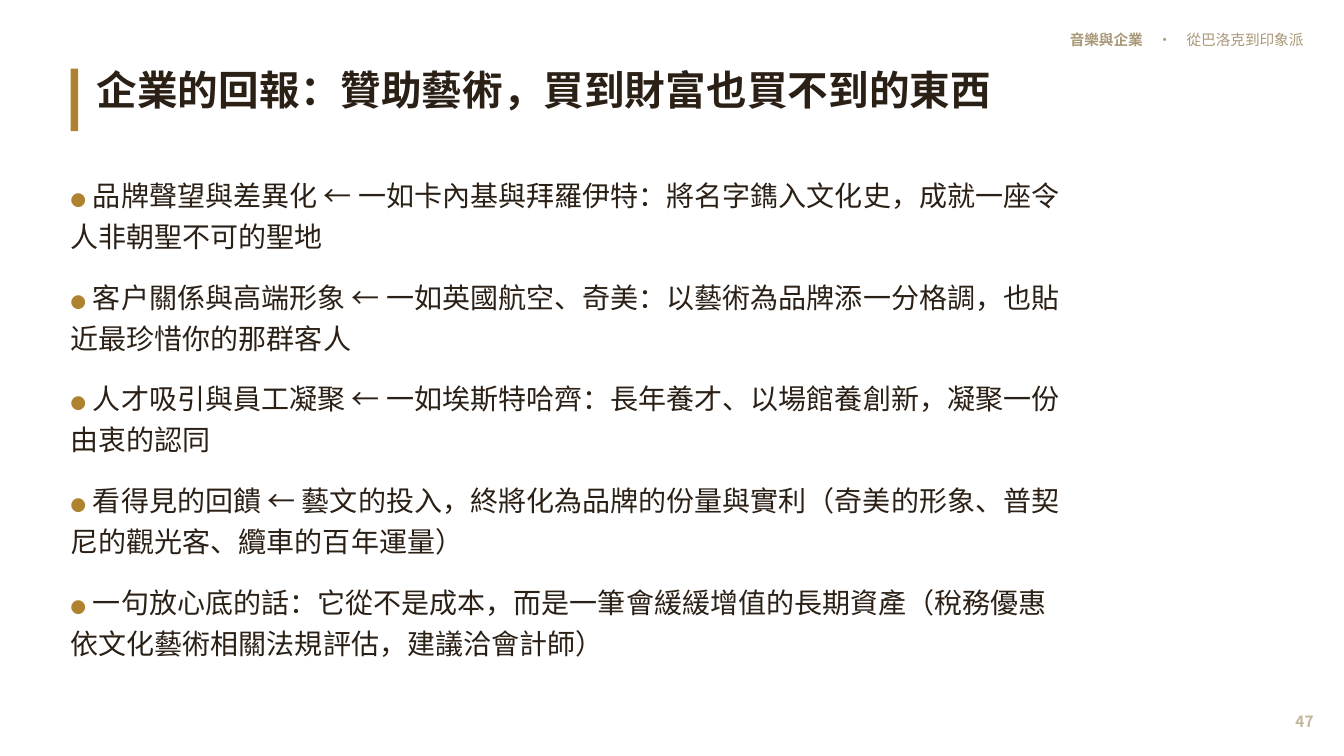
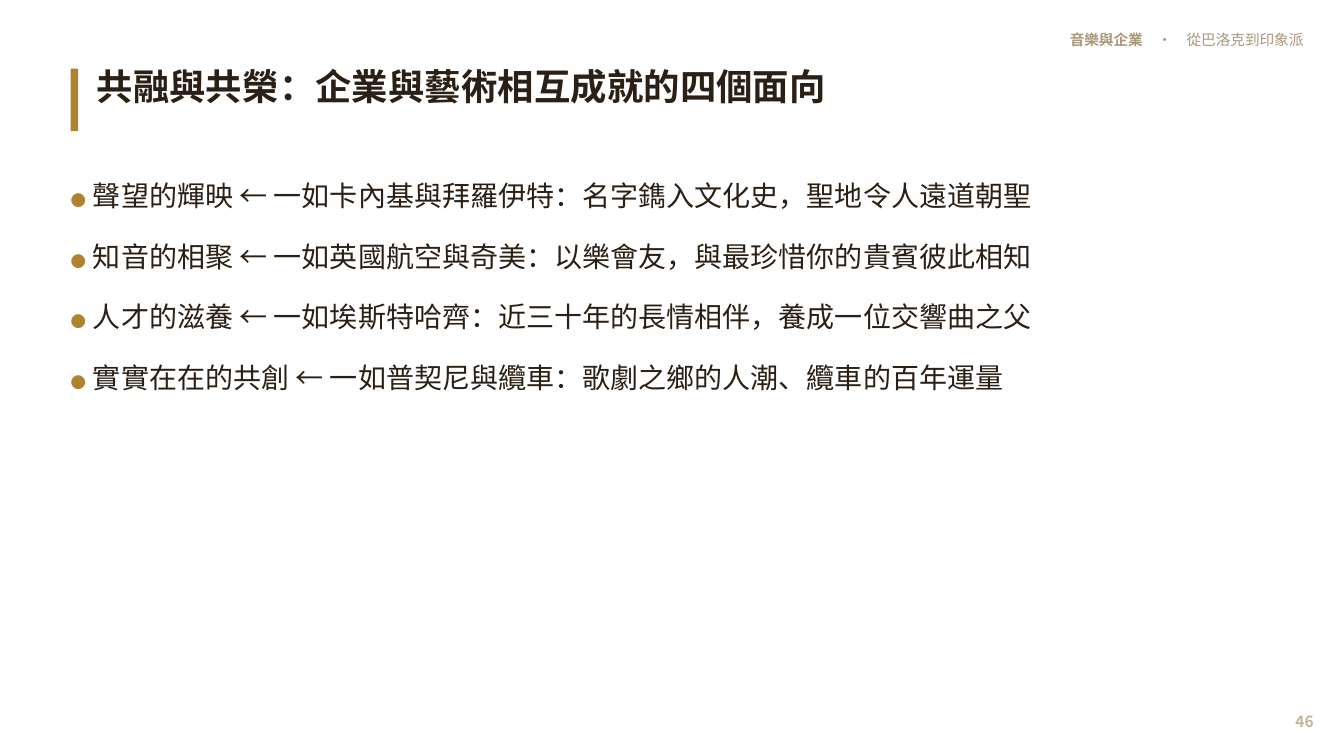
Before and after one commit to kblab2024/music-business-lecture, a slide deck: slide 46 of docs/downloads/音樂與企業-投影片.pptx (slide 47 before the commit). Drawn at 1344x756 pixels with LibreOffice and Linux fonts; fonts in the diff are those of the drawing. Boxes give left, top, right and bottom in pixels: in the first picture for what was removed or moved away, otherwise in the second. Text is boxed around its words. In the diff, an @@ line names an element or a change of style, - is before the commit and + after.

```diff
--- a/docs/downloads/音樂與企業-投影片.pptx
+++ b/docs/downloads/音樂與企業-投影片.pptx
@@ text at [97,69,826,104]: text changed; size 29 to 26 pt @@
-企業的回報：贊助藝術，買到財富也買不到的東西
+共融與共榮：企業與藝術相互成就的四個面向
@@ text at [93,182,1031,391]: text changed @@
-● 品牌聲望與差異化 ← 一如卡內基與拜羅伊特：將名字鐫入文化史，成就一座令人非朝聖不可的聖地
-● 客戶關係與高端形象 ← 一如英國航空、奇美：以藝術為品牌添一分格調，也貼近最珍惜你的那群客人
-● 人才吸引與員工凝聚 ← 一如埃斯特哈齊：長年養才、以場館養創新，凝聚一份由衷的認同
-● 看得見的回饋 ← 藝文的投入，終將化為品牌的份量與實利（奇美的形象、普契尼的觀光客、纜車的百年運量）
-● 一句放心底的話：它從不是成本，而是一筆會緩緩增值的長期資產（稅務優惠依文化藝術相關法規評估，建議洽會計師）
+● 聲望的輝映 ← 一如卡內基與拜羅伊特：名字鐫入文化史，聖地令人遠道朝聖
+● 知音的相聚 ← 一如英國航空與奇美：以樂會友，與最珍惜你的貴賓彼此相知
+● 人才的滋養 ← 一如埃斯特哈齊：近三十年的長情相伴，養成一位交響曲之父
+● 實實在在的共創 ← 一如普契尼與纜車：歌劇之鄉的人潮、纜車的百年運量
@@ text at [1295,715,1313,727]: text changed @@
-47
+46
```
Also in this commit, not shown: 52 other slides changed, 3 slides added, 4 slides removed, 9 other files.
